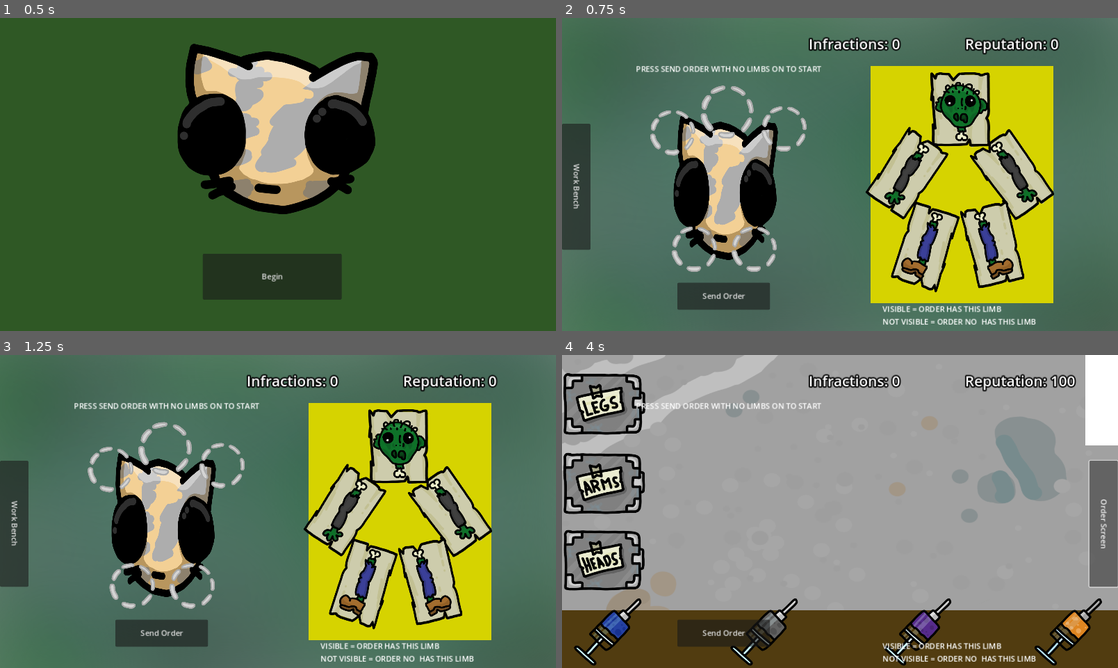
Above: before the commit, frames 1-4 (two rows, left to right).
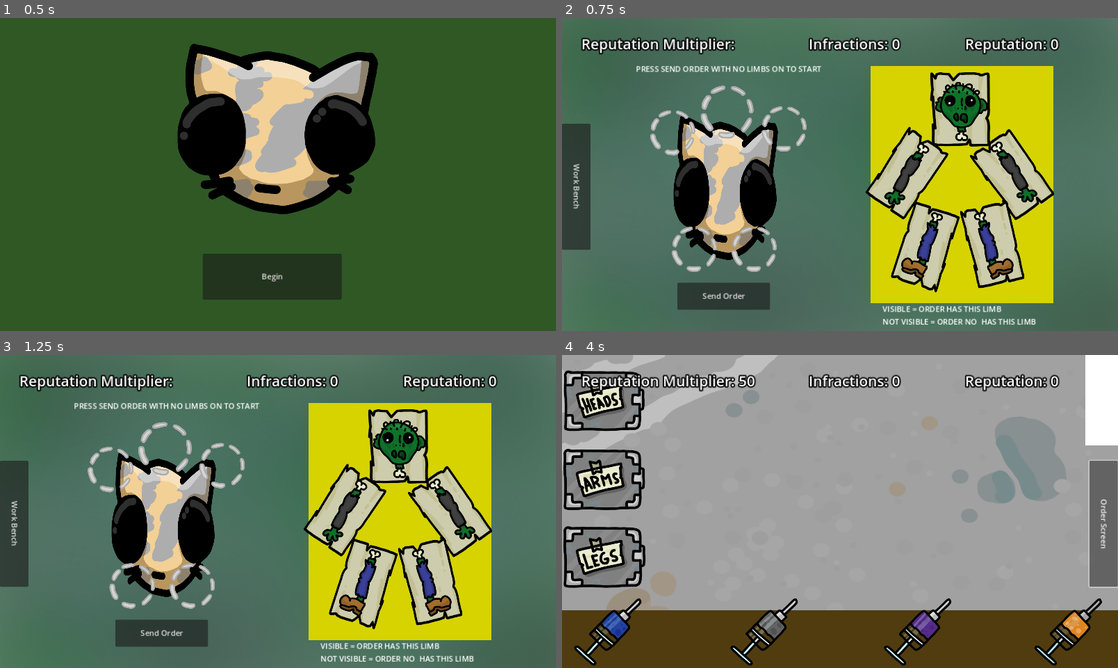
Above: after the commit, the same moments.

Repository: FakeAppleSauce/Minigame-Jam-Game
Game: Godot game, scene res://Scenes/home_page.tscn
Same seed, same stepped clock (60 frames per second), same inputs: the game is played once before the commit and once after it.
Inputs:
- Up to frame 1 (0.5 s): no input
- Up to frame 2 (0.75 s): click "Begin" at 0.5 s
- Up to frame 3 (1.25 s): no input
- Up to frame 4 (4 s): click "Work Bench" at 1.25 s; click "Order Screen" at 2 s; click "Send Order" at 2.75 s; click "Work Bench" at 3.5 s

Frame 1 is identical in both runs. In frame 2, 1.0% of the frame differs, in the area x 3-32%, y 6-12%; in frame 3, 1.0%; in frame 4, 8.0%, in the area x 0-93%, y 4-98%.

Commit message:
Rep Multiplier + Bug Fixes

Diff:
--- a/Code/control.gd
+++ b/Code/control.gd
@@ -6,6 +6,13 @@
 @onready var work_bench_background: TextureRect = $"../WorkBench/workBenchBackground"
 @onready var rep_counter: Label = $RepCounter
 @onready var infraction_counter: Label = $InfractionCounter
+@onready var rep_multiplier: Label = $repMultiplier
+
+
+@onready var send_order_button: Button = $sendOrderButton
+@onready var temporarytext: Label = $TEMPORARYTEXT
+@onready var temporarytext_2: Label = $TEMPORARYTEXT2
+
 
 var button_slide = false
 var limbs = ["leftArm", "rightArm", "leftFoot", "rightFoot", "head"]
@@ -44,11 +51,18 @@
 	if order_screen.visible == true:
 		work_bench_button.text = "Order Screen"
 		order_screen.visible = false
+		send_order_button.visible = false
+		temporarytext.visible = false
+		temporarytext_2.visible = false
+
 
 
 	elif order_screen.visible == false:
 		order_screen.visible = true
 		work_bench_button.text = "Work Bench"
+		send_order_button.visible = true
+		temporarytext.visible = true
+		temporarytext_2.visible = true
 
 	button_slide = true
 	notePosition.emit()
@@ -65,11 +79,19 @@
 				#print(Global.currentBuildStatus[limbs[j - 1]]["effect"])
 
 	if goods == 5:
-		Global.repAmount += 100
-		change_counters("rep")
+		if Global.repAmount != 0:
+			Global.repAmount += 50 * order_screen.repMultiplier
+			change_counters("rep")
+		else:
+			Global.repAmount = 1
+
 		deleteAttachedLimbs.emit()
 		goods = 0
 		Global.createNewOrder()
+		order_screen._on_rep_timer_timeout()
+		order_screen.repMultiplier = 50
+		change_counters("repMultiplier")
+
 		for i in 5:
 			Global.currentBuildStatus[limbs[i-1]]["effect"] = "null"
 			Global.currentBuildStatus[limbs[i-1]]["ID"] = null
@@ -88,6 +110,7 @@
 		change_counters("infractions")
 		goods = 0
 		if Global.infractions >= 5:
+			Global.infractions = 0
 			await get_tree().create_timer(0.1).timeout
 			get_tree().change_scene_to_file("res://Scenes/home_page.tscn")
 
@@ -102,3 +125,6 @@
 		infraction_counter.self_modulate.b = 1 - 1.00/4 * Global.infractions
 		infraction_counter.self_modulate.g = 1 - 1.00/4 * Global.infractions
 		infraction_counter.self_modulate.r = 1 - 1.00/4 * (Global.infractions - 3)
+
+	elif counter == "repMultiplier":
+		rep_multiplier.text = "Reputation Multiplier: " + str(order_screen.repMultiplier)
--- a/Code/limb.gd
+++ b/Code/limb.gd
@@ -22,6 +22,7 @@
 var tempVar = "nothin"
 
 var isInLimbConnector = null
+var spriteSize = 0.394
 
 #0 Work Bench
 #1 Order Screen
@@ -42,6 +43,7 @@
 @onready var left_foot_joint: PinJoint2D = $"../../OrderScreen/ZombieBuild/leftFoot/leftFootJoint"
 @onready var right_foot_joint: PinJoint2D = $"../../OrderScreen/ZombieBuild/rightFoot/rightFootJoint"
 @onready var head_joint: PinJoint2D = $"../../OrderScreen/ZombieBuild/head/headJoint"
+
 
 
 func _ready() -> void:
@@ -81,6 +83,17 @@
 			Global.currentBuildStatus[tempVar[0]]["effect"] = "null"
 			Global.currentBuildStatus[tempVar[0]]["occupied"] = false
 
+		if tempVar[0] == "head":
+			order_screen.head_connector_sprite.visible = true
+		elif tempVar[0] == "leftArm":
+			order_screen.left_arm_connector_sprite.visible = true
+		elif tempVar[0] == "rightArm":
+			order_screen.right_arm_connector_sprite.visible = true
+		elif tempVar[0] == "leftLeg":
+			order_screen.left_foot_connector_sprite.visible = true
+		elif tempVar[0] == "rightLeg":
+			order_screen.right_foot_connector_sprite.visible = true
+
 		queue_free()
 
 
@@ -90,7 +103,7 @@
 		if Input.is_action_just_pressed("Hold"):
 			distance_vector = get_global_mouse_position() - position
 			equipped = true
-			sprite_2d.scale = Vector2(0.454, 0.454)
+			sprite_2d.scale = Vector2(spriteSize + 0.15, spriteSize + 0.15)
 
 	if Input.is_action_pressed("Hold") && equipped == true:
 		displacement = get_global_mouse_position() - position
@@ -100,7 +113,7 @@
 
 	if Input.is_action_just_released("Hold"):
 		equipped = false
-		sprite_2d.scale = Vector2(0.394, 0.394)
+		sprite_2d.scale = Vector2(spriteSize, spriteSize)
 
 
 	if ui.button_slide == true && limb_location == 0 && order_screen.visible == true && respawn == false:
@@ -122,17 +135,21 @@
 	var limb_copy = LIMB.instantiate()
 
 
-	limb_copy.position = pos - Vector2(0, 30)
 	limb_copy.respawn = true
 	limb_copy.limbID = ID
 	if limbtype != "head":
-		limb_copy.gravity_scale = 2
+		limb_copy.gravity_scale = 3
+		limb_copy.position = pos + Vector2(0, 70)
+	else:
+		limb_copy.position = pos - Vector2(25, 20)
 
 	call_deferred("add_sibling", limb_copy)
 	await get_tree().process_frame
 	joint.node_a = limb_copy.get_path()
 	limb_copy.z_index = -5
 	limb_copy.limbType = limbtype
+	limb_copy.spriteSize = 0.7
+	limb_copy.sprite_2d.scale = Vector2(0.7, 0.7)
 	limb_copy.set_collision_mask_value(1, false)
 	limb_copy.set_collision_layer_value(1, false)
 	limb_copy.set_collision_mask_value(2, true)
@@ -163,10 +180,21 @@
 		Global.currentBuildStatus[temptempvar[0]]["ID"] = null
 		Global.currentBuildStatus[temptempvar[0]]["occupied"] = false
 
+		if temptempvar[0] == "head":
+			order_screen.head_connector_sprite.visible = true
+		elif temptempvar[0] == "leftArm":
+			order_screen.left_arm_connector_sprite.visible = true
+		elif temptempvar[0] == "rightArm":
+			order_screen.right_arm_connector_sprite.visible = true
+		elif temptempvar[0] == "leftFoot":
+			order_screen.left_foot_connector_sprite.visible = true
+		elif temptempvar[0] == "rightFoot":
+			order_screen.right_foot_connector_sprite.visible = true
+
 	queue_free()
 
+
 func _on_delete_limbs():
-	if attached == true:
 		call_deferred("queue_free")
 
 
--- a/Code/needle.gd
+++ b/Code/needle.gd
@@ -29,6 +29,6 @@
 			body.changeEffect(needleEffect)
 
 
-func _on_body_exited(body: Node2D) -> void:
+func _on_body_exited(_body: Node2D) -> void:
 	if alreadyEntered == true:
 		alreadyEntered = false
--- a/Code/order_screen.gd
+++ b/Code/order_screen.gd
@@ -26,6 +26,10 @@
 @onready var right_foot_connector_sprite: Sprite2D = $ZombieBuild/rightFoot/rightFootConnectorSprite
 @onready var head_connector_sprite: Sprite2D = $ZombieBuild/head/headConnectorSprite
 
+@onready var rep_timer: Timer = $CurrentOrder/repTimer
+
+@onready var ui: Control = $"../UI"
+
 
 var limbs = ["head", "leftArm", "rightArm", "leftFoot", "rightFoot"]
 var limbEffects = [false, false, false, false, false]
@@ -36,6 +40,8 @@
 var overlappingRL = false
 var overlappingH = false
 
+var repMultiplier = 50
+
 # Called when the node enters the scene tree for the first time.
 func _ready() -> void:
 	Global.runOrderVisuals.connect(_run_order_visuals)
@@ -115,7 +121,7 @@
 					body.move_to_position(right_foot_joint.position, body.limbID, right_foot_joint, "leg", body.effect)
 					body.gravity_scale = 1
 					setCurrentLimb("rightFoot", body.effect, body.limbID)
-					right_foot_connector.visible = false
+					right_foot_connector_sprite.visible = false
 
 
 func _on_head_connector_body_entered(body: Node2D) -> void:
@@ -198,3 +204,13 @@
 func _on_head_connector_body_exited(body: Node2D) -> void:
 	if body.isInLimbConnector == "head":
 		body.isInLimbConnector = null
+
+
+func _on_rep_timer_timeout() -> void:
+	if repMultiplier == 50:
+		await get_tree().create_timer(4).timeout
+
+	repMultiplier -= 1
+	rep_timer.wait_time = 1
+	ui.change_counters("repMultiplier")
+	rep_timer.start()
--- a/Scenes/MainGame.tscn
+++ b/Scenes/MainGame.tscn
@@ -12,6 +12,69 @@
 [ext_resource type="Texture2D" uid="uid://dtq38jjp0dfod" path="res://Textures/Needles.PNG" id="5_jfwcl"]
 [ext_resource type="PackedScene" uid="uid://0byordc8db3l" path="res://Scenes/limb.tscn" id="5_rqysd"]
 [ext_resource type="Texture2D" uid="uid://n6fh56tobv7t" path="res://Textures/Freezers.PNG" id="6_4hynp"]
+
+[sub_resource type="Animation" id="Animation_bf4f8"]
+length = 0.001
+tracks/0/type = "value"
+tracks/0/imported = false
+tracks/0/enabled = true
+tracks/0/path = NodePath("leftArm/leftArmConnectorSprite:rotation")
+tracks/0/interp = 1
+tracks/0/loop_wrap = true
+tracks/0/keys = {
+"times": PackedFloat32Array(0),
+"transitions": PackedFloat32Array(1),
+"update": 0,
+"values": [0.0]
+}
+tracks/1/type = "value"
+tracks/1/imported = false
+tracks/1/enabled = true
+tracks/1/path = NodePath("rightArm/rightArmConnectorSprite:rotation")
+tracks/1/interp = 1
+tracks/1/loop_wrap = true
+tracks/1/keys = {
+"times": PackedFloat32Array(0),
+"transitions": PackedFloat32Array(1),
+"update": 0,
+"values": [0.0]
+}
+tracks/2/type = "value"
+tracks/2/imported = false
+tracks/2/enabled = true
+tracks/2/path = NodePath("leftFoot/leftFootConnectorSprite:rotation")
+tracks/2/interp = 1
+tracks/2/loop_wrap = true
+tracks/2/keys = {
+"times": PackedFloat32Array(0),
+"transitions": PackedFloat32Array(1),
+"update": 0,
+"values": [0.0]
+}
+tracks/3/type = "value"
+tracks/3/imported = false
+tracks/3/enabled = true
+tracks/3/path = NodePath("rightFoot/rightFootConnectorSprite:rotation")
+tracks/3/interp = 1
+tracks/3/loop_wrap = true
+tracks/3/keys = {
+"times": PackedFloat32Array(0),
+"transitions": PackedFloat32Array(1),
+"update": 0,
+"values": [0.0]
+}
+tracks/4/type = "value"
+tracks/4/imported = false
+tracks/4/enabled = true
+tracks/4/path = NodePath("head/headConnectorSprite:rotation")
+tracks/4/interp = 1
+tracks/4/loop_wrap = true
+tracks/4/keys = {
+"times": PackedFloat32Array(0),
+"transitions": PackedFloat32Array(1),
+"update": 0,
+"values": [0.0]
+}
 
 [sub_resource type="Animation" id="Animation_3qc5y"]
 resource_name = "movingConnectors"
@@ -78,69 +141,6 @@
 "values": [0.0, 0.261799]
 }
 
-[sub_resource type="Animation" id="Animation_bf4f8"]
-length = 0.001
-tracks/0/type = "value"
-tracks/0/imported = false
-tracks/0/enabled = true
-tracks/0/path = NodePath("leftArm/leftArmConnectorSprite:rotation")
-tracks/0/interp = 1
-tracks/0/loop_wrap = true
-tracks/0/keys = {
-"times": PackedFloat32Array(0),
-"transitions": PackedFloat32Array(1),
-"update": 0,
-"values": [0.0]
-}
-tracks/1/type = "value"
-tracks/1/imported = false
-tracks/1/enabled = true
-tracks/1/path = NodePath("rightArm/rightArmConnectorSprite:rotation")
-tracks/1/interp = 1
-tracks/1/loop_wrap = true
-tracks/1/keys = {
-"times": PackedFloat32Array(0),
-"transitions": PackedFloat32Array(1),
-"update": 0,
-"values": [0.0]
-}
-tracks/2/type = "value"
-tracks/2/imported = false
-tracks/2/enabled = true
-tracks/2/path = NodePath("leftFoot/leftFootConnectorSprite:rotation")
-tracks/2/interp = 1
-tracks/2/loop_wrap = true
-tracks/2/keys = {
-"times": PackedFloat32Array(0),
-"transitions": PackedFloat32Array(1),
-"update": 0,
-"values": [0.0]
-}
-tracks/3/type = "value"
-tracks/3/imported = false
-tracks/3/enabled = true
-tracks/3/path = NodePath("rightFoot/rightFootConnectorSprite:rotation")
-tracks/3/interp = 1
-tracks/3/loop_wrap = true
-tracks/3/keys = {
-"times": PackedFloat32Array(0),
-"transitions": PackedFloat32Array(1),
-"update": 0,
-"values": [0.0]
-}
-tracks/4/type = "value"
-tracks/4/imported = false
-tracks/4/enabled = true
-tracks/4/path = NodePath("head/headConnectorSprite:rotation")
-tracks/4/interp = 1
-tracks/4/loop_wrap = true
-tracks/4/keys = {
-"times": PackedFloat32Array(0),
-"transitions": PackedFloat32Array(1),
-"update": 0,
-"values": [0.0]
-}
-
 [sub_resource type="AnimationLibrary" id="AnimationLibrary_lm6vf"]
 _data = {
 "RESET": SubResource("Animation_bf4f8"),
@@ -318,6 +318,7 @@
 position = Vector2(230, 237)
 collision_layer = 2
 collision_mask = 2
+input_pickable = false
 metadata/_edit_group_ = true
 
 [node name="CollisionShape2D" type="CollisionShape2D" parent="OrderScreen/ZombieBuild/leftArm/leftArmConnector"]
@@ -347,6 +348,7 @@
 position = Vector2(461, 229)
 collision_layer = 2
 collision_mask = 2
+input_pickable = false
 metadata/_edit_group_ = true
 
 [node name="CollisionShape2D2" type="CollisionShape2D" parent="OrderScreen/ZombieBuild/rightArm/rightArmConnector"]
@@ -376,6 +378,7 @@
 position = Vector2(275, 478)
 collision_layer = 2
 collision_mask = 2
+input_pickable = false
 metadata/_edit_group_ = true
 
 [node name="CollisionShape2D2" type="CollisionShape2D" parent="OrderScreen/ZombieBuild/leftFoot/leftFootConnector"]
@@ -405,6 +408,7 @@
 position = Vector2(399, 478)
 collision_layer = 2
 collision_mask = 2
+input_pickable = false
 metadata/_edit_group_ = true
 
 [node name="CollisionShape2D2" type="CollisionShape2D" parent="OrderScreen/ZombieBuild/rightFoot/rightFootConnector"]
@@ -420,7 +424,6 @@
 [node name="headJoint" type="PinJoint2D" parent="OrderScreen/ZombieBuild/head"]
 position = Vector2(343, 194)
 node_b = NodePath("../invisibleHead")
-angular_limit_enabled = true
 angular_limit_lower = -1.0472
 angular_limit_upper = 1.0472
 
@@ -437,6 +440,7 @@
 position = Vector2(343, 194)
 collision_layer = 2
 collision_mask = 2
+input_pickable = false
 metadata/_edit_group_ = true
 
 [node name="CollisionShape2D2" type="CollisionShape2D" parent="OrderScreen/ZombieBuild/head/headConnector"]
@@ -530,6 +534,8 @@
 scale = Vector2(0.644792, 0.716349)
 texture = SubResource("AtlasTexture_hfrtf")
 
+[node name="repTimer" type="Timer" parent="OrderScreen/CurrentOrder"]
+
 [node name="WorkBench" type="Node2D" parent="."]
 position = Vector2(-1162, 0)
 script = ExtResource("3_85q7c")
@@ -590,9 +596,9 @@
 stretch_mode = 0
 
 [node name="headFreezer" type="TextureButton" parent="WorkBench"]
-offset_top = 337.0
+offset_top = 7.0
 offset_right = 178.0
-offset_bottom = 513.0
+offset_bottom = 183.0
 mouse_default_cursor_shape = 2
 texture_normal = SubResource("AtlasTexture_iwdfd")
 texture_pressed = SubResource("AtlasTexture_raj71")
@@ -600,18 +606,18 @@
 stretch_mode = 5
 
 [node name="armFreezer" type="TextureButton" parent="WorkBench"]
-offset_top = 177.0
+offset_top = 169.0
 offset_right = 178.0
-offset_bottom = 363.0
+offset_bottom = 355.0
 texture_normal = SubResource("AtlasTexture_i4cx4")
 texture_pressed = SubResource("AtlasTexture_ad07x")
 ignore_texture_size = true
 stretch_mode = 4
 
 [node name="legFreezer" type="TextureButton" parent="WorkBench"]
-offset_top = 12.0
+offset_top = 329.0
 offset_right = 196.0
-offset_bottom = 191.0
+offset_bottom = 508.0
 texture_normal = SubResource("AtlasTexture_tirek")
 texture_pressed = SubResource("AtlasTexture_3x0t3")
 ignore_texture_size = true
@@ -669,6 +675,7 @@
 text = "Send Order"
 
 [node name="RepCounter" type="Label" parent="UI"]
+z_index = 10
 layout_mode = 0
 offset_left = 835.0
 offset_top = 32.0
@@ -679,6 +686,7 @@
 text = "Reputation: 0"
 
 [node name="InfractionCounter" type="Label" parent="UI"]
+z_index = 10
 layout_mode = 0
 offset_left = 511.0
 offset_top = 32.0
@@ -688,6 +696,18 @@
 theme_override_constants/outline_size = 10
 theme_override_font_sizes/font_size = 30
 text = "Infractions: 0"
+
+[node name="repMultiplier" type="Label" parent="UI"]
+z_index = 10
+layout_mode = 0
+offset_left = 40.0
+offset_top = 32.0
+offset_right = 358.0
+offset_bottom = 74.0
+theme_override_colors/font_color = Color(1, 1, 1, 1)
+theme_override_constants/outline_size = 10
+theme_override_font_sizes/font_size = 30
+text = "Reputation Multiplier: "
 
 [node name="TEMPORARYTEXT" type="Label" parent="UI"]
 layout_mode = 0
@@ -737,6 +757,7 @@
 [connection signal="body_exited" from="OrderScreen/ZombieBuild/rightFoot/rightFootConnector" to="OrderScreen" method="_on_right_foot_connector_body_exited"]
 [connection signal="body_entered" from="OrderScreen/ZombieBuild/head/headConnector" to="OrderScreen" method="_on_head_connector_body_entered"]
 [connection signal="body_exited" from="OrderScreen/ZombieBuild/head/headConnector" to="OrderScreen" method="_on_head_connector_body_exited"]
+[connection signal="timeout" from="OrderScreen/CurrentOrder/repTimer" to="OrderScreen" method="_on_rep_timer_timeout"]
 [connection signal="button_down" from="WorkBench/Shelf/growNeedle" to="WorkBench" method="_on_grow_needle_button_down"]
 [connection signal="pressed" from="WorkBench/Shelf/growNeedle" to="WorkBench" method="_on_grow_needle_pressed"]
 [connection signal="button_down" from="WorkBench/Shelf/duplicateNeedle" to="WorkBench" method="_on_duplicate_needle_button_down"]
--- a/Scenes/limb.tscn
+++ b/Scenes/limb.tscn
@@ -34,7 +34,7 @@
 shape = SubResource("CapsuleShape2D_pndob")
 
 [node name="life" type="Timer" parent="."]
-wait_time = 20.0
+wait_time = 30.0
 autostart = true
 
 [node name="lifeBar" type="ColorRect" parent="."]
Not shown, changed: index.html
Not shown, changed: index.pck
